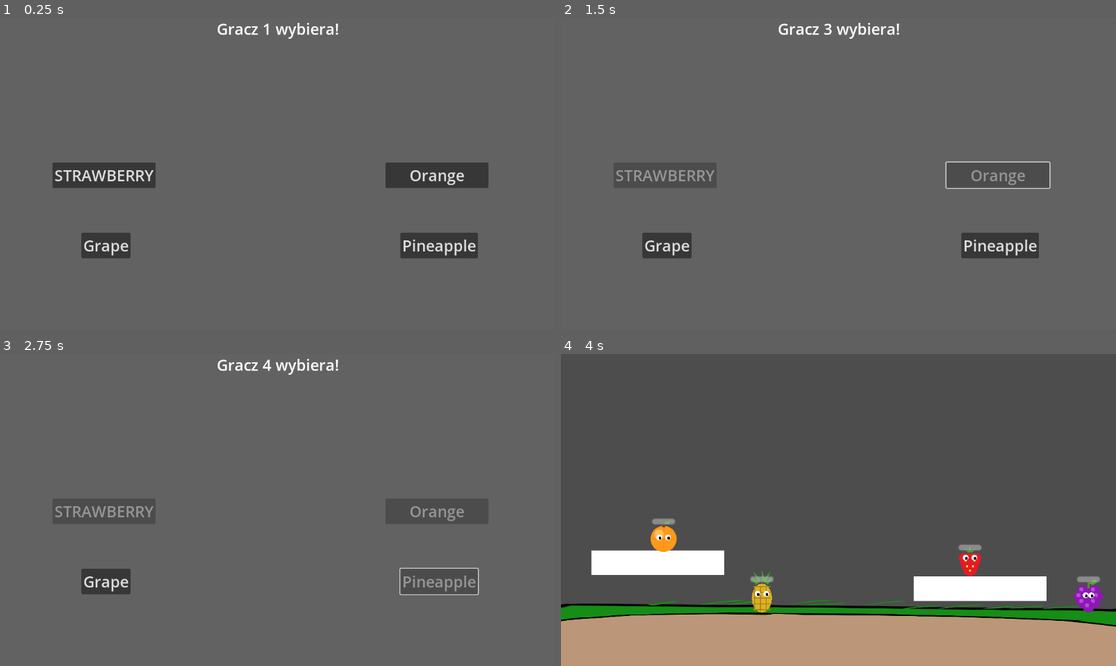
Above: before the commit, frames 1-4 (two rows, left to right).
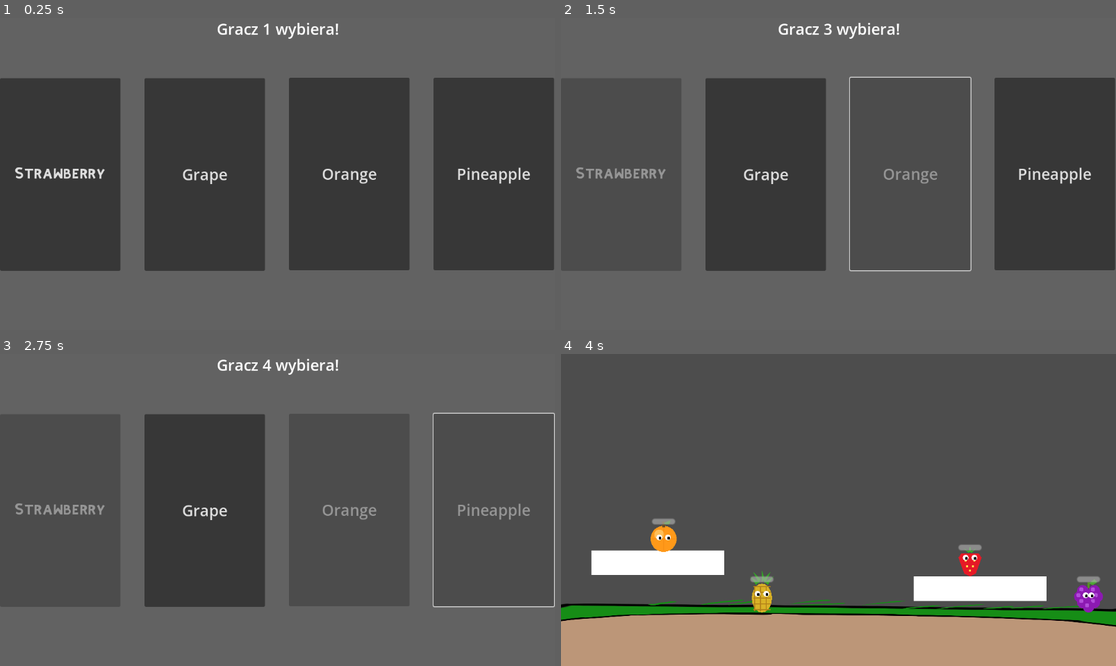
Above: after the commit, the same moments.

Repository: mamamd3/Fruit-Game
Game: Godot game, scene res://scenes/ui/choose_character.tscn
Same seed, same stepped clock (60 frames per second), same inputs: the game is played once before the commit and once after it.
Inputs (mouse positions are in pixels of both pictures, inside the frame that each line leads up to):
- Up to frame 1 (0.25 s): no input
- Up to frame 2 (1.5 s): click "STRAWBERRY" (after the commit: "Strawberry") at 0.5 s; click "Orange" at 1.25 s
- Up to frame 3 (2.75 s): click "Pineapple" at 2 s
- Up to frame 4 (4 s): click "Grape" at 2.75 s; tap Enter at 3.5 s; move the mouse to (960, 494) at 3.52 s

The runs differ from the first frame. In frame 1, 52% of the frame differs, in the area x 0-100%, y 19-82%; in frame 2, 27%; in frame 3, 15%; in frame 4, nothing differs.

Commit message:
Added fonts

Diff:
--- /dev/null
+++ b/fonts/architect-s-daughter/ArchitectsDaughter32.tres
@@ -0,0 +1,8 @@
+[gd_resource type="DynamicFont" load_steps=2 format=2]
+
+[ext_resource path="res://fonts/architect-s-daughter/ArchitectsDaughter.ttf" type="DynamicFontData" id=1]
+
+[resource]
+
+size = 32
+font_data = ExtResource( 1 )
--- /dev/null
+++ b/fonts/cmu-typewriter/Typewriter.tres
@@ -0,0 +1,8 @@
+[gd_resource type="DynamicFont" load_steps=2 format=2]
+
+[ext_resource path="res://fonts/cmu-typewriter/Typewriter/cmuntt.ttf" type="DynamicFontData" id=1]
+
+[resource]
+
+size = 32
+font_data = ExtResource( 1 )
--- /dev/null
+++ b/fonts/connection_ii/ConnectionII.tres
@@ -0,0 +1,8 @@
+[gd_resource type="DynamicFont" load_steps=2 format=2]
+
+[ext_resource path="res://fonts/connection_ii/ConnectionII.otf" type="DynamicFontData" id=1]
+
+[resource]
+
+size = 30
+font_data = ExtResource( 1 )
--- /dev/null
+++ b/fonts/droid-sans/DroidSans.tres
@@ -0,0 +1,8 @@
+[gd_resource type="DynamicFont" load_steps=2 format=2]
+
+[ext_resource path="res://fonts/droid-sans/DroidSans.ttf" type="DynamicFontData" id=1]
+
+[resource]
+
+size = 32
+font_data = ExtResource( 1 )
--- /dev/null
+++ b/fonts/kirifont/Kirifont.tres
@@ -0,0 +1,10 @@
+[gd_resource type="DynamicFont" load_steps=2 format=2]
+
+[ext_resource path="res://fonts/kirifont/KiriFont.otf" type="DynamicFontData" id=1]
+
+[resource]
+
+size = 32
+extra_spacing_top = -5
+extra_spacing_bottom = -20
+font_data = ExtResource( 1 )
--- /dev/null
+++ b/fonts/linux-libertine/LinuxLibertine.tres
@@ -0,0 +1,5 @@
+[gd_resource type="DynamicFontData" format=2]
+
+[resource]
+
+font_path = "res://fonts/linux-libertine/LinLibertine_5.3.0_2012_07_02/LinLibertineOTF_5.3.0_2012_07_02/LinLibertine_R.otf"
--- /dev/null
+++ b/fonts/montreal/Montreal.tres
@@ -0,0 +1,8 @@
+[gd_resource type="DynamicFont" load_steps=2 format=2]
+
+[ext_resource path="res://fonts/montreal/Montreal-Regular.ttf" type="DynamicFontData" id=1]
+
+[resource]
+
+size = 32
+font_data = ExtResource( 1 )
--- /dev/null
+++ b/fonts/poco/Poco.tres
@@ -0,0 +1,11 @@
+[gd_resource type="DynamicFont" load_steps=2 format=2]
+
+[ext_resource path="res://fonts/poco/Poco.ttf" type="DynamicFontData" id=1]
+
+[resource]
+
+size = 40
+use_mipmaps = true
+extra_spacing_top = -18
+extra_spacing_bottom = 2
+font_data = ExtResource( 1 )
--- /dev/null
+++ b/fonts/source-code-pro/SourceCodePro.tres
@@ -0,0 +1,8 @@
+[gd_resource type="DynamicFont" load_steps=2 format=2]
+
+[ext_resource path="res://fonts/source-code-pro/source-code-pro-2.010R-ro-1.030R-it/TTF/SourceCodePro-Regular.ttf" type="DynamicFontData" id=1]
+
+[resource]
+
+size = 32
+font_data = ExtResource( 1 )
--- /dev/null
+++ b/fonts/xolonium/Xolonium.tres
@@ -0,0 +1,8 @@
+[gd_resource type="DynamicFont" load_steps=2 format=2]
+
+[ext_resource path="res://fonts/xolonium/xolonium-fonts-4.1/ttf/Xolonium-Regular.ttf" type="DynamicFontData" id=1]
+
+[resource]
+
+size = 32
+font_data = ExtResource( 1 )
--- a/scenes/ui/choose_character.tscn
+++ b/scenes/ui/choose_character.tscn
@@ -1,6 +1,7 @@
-[gd_scene load_steps=2 format=3 uid="uid://d2ob2fqqusk74"]
+[gd_scene load_steps=3 format=3 uid="uid://d2ob2fqqusk74"]
 
 [ext_resource type="Script" path="res://scripts/ui/choose_character.gd" id="1_5lo5d"]
+[ext_resource type="FontFile" path="res://fonts/kirifont/Kirifont.tres" id="2_t0qdm"]
 
 [node name="ChooseCharacter" type="Control"]
 layout_mode = 3
@@ -22,32 +23,26 @@
 
 [node name="Orange2" type="Button" parent="."]
 layout_mode = 1
-anchors_preset = 8
-anchor_left = 0.5
+anchors_preset = 4
 anchor_top = 0.5
-anchor_right = 0.5
 anchor_bottom = 0.5
-offset_left = 224.0
-offset_top = -24.0
-offset_right = 438.0
-offset_bottom = 29.0
-grow_horizontal = 2
+offset_left = 600.0
+offset_top = -200.0
+offset_right = 850.0
+offset_bottom = 200.0
 grow_vertical = 2
 theme_override_font_sizes/font_size = 32
 text = "Orange"
 
 [node name="Pineapple2" type="Button" parent="."]
 layout_mode = 1
-anchors_preset = 8
-anchor_left = 0.5
+anchors_preset = 4
 anchor_top = 0.5
-anchor_right = 0.5
 anchor_bottom = 0.5
-offset_left = 284.0
-offset_top = 122.0
-offset_right = 386.0
-offset_bottom = 175.0
-grow_horizontal = 2
+offset_left = 900.0
+offset_top = -200.0
+offset_right = 1150.0
+offset_bottom = 200.0
 grow_vertical = 2
 theme_override_font_sizes/font_size = 32
 text = "Pineapple
@@ -68,32 +63,27 @@
 
 [node name="Strawberry2" type="Button" parent="."]
 layout_mode = 1
-anchors_preset = 8
-anchor_left = 0.5
+anchors_preset = 4
 anchor_top = 0.5
-anchor_right = 0.5
 anchor_bottom = 0.5
-offset_left = -467.0
-offset_top = -24.0
-offset_right = -253.0
-offset_bottom = 29.0
-grow_horizontal = 2
+offset_top = -199.0
+offset_right = 250.0
+offset_bottom = 201.0
 grow_vertical = 2
-theme_override_font_sizes/font_size = 32
-text = "STRAWBERRY"
+theme_override_fonts/font = ExtResource("2_t0qdm")
+theme_override_font_sizes/font_size = 24
+text = "Strawberry"
+clip_text = true
 
 [node name="Grape2" type="Button" parent="."]
 layout_mode = 1
-anchors_preset = 8
-anchor_left = 0.5
+anchors_preset = 4
 anchor_top = 0.5
-anchor_right = 0.5
 anchor_bottom = 0.5
-offset_left = -407.0
-offset_top = 122.0
-offset_right = -305.0
-offset_bottom = 175.0
-grow_horizontal = 2
+offset_left = 300.0
+offset_top = -199.0
+offset_right = 550.0
+offset_bottom = 201.0
 grow_vertical = 2
 theme_override_font_sizes/font_size = 32
 text = "Grape
Not shown, added: fonts/architect-s-daughter/Architects Daughter SIL OFL Font License.txt
Binary file added: fonts/architect-s-daughter/ArchitectsDaughter.ttf
Not shown, added: fonts/cmu-typewriter/Typewriter/OFL-FAQ.txt
Not shown, added: fonts/cmu-typewriter/Typewriter/OFL.txt
Not shown, added: fonts/cmu-typewriter/Typewriter/README.txt
Binary file added: fonts/cmu-typewriter/Typewriter/cmunit.ttf
Binary file added: fonts/cmu-typewriter/Typewriter/cmuntb.ttf
Binary file added: fonts/cmu-typewriter/Typewriter/cmuntt.ttf
Binary file added: fonts/cmu-typewriter/Typewriter/cmuntx.ttf
Binary file added: fonts/connection/Connection.otf
Binary file added: fonts/connection/ConnectionBold.otf
Not shown, added: fonts/connection/SIL Open Font License.txt
(and 54 more such lines)
